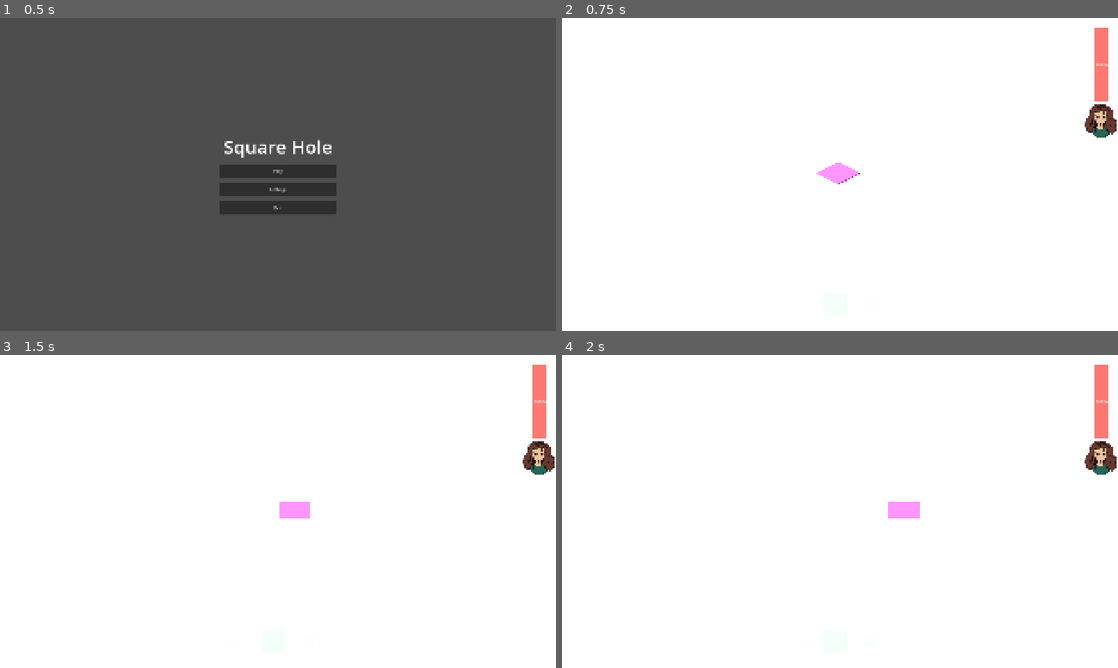
Above: before the commit, frames 1-4 (two rows, left to right).
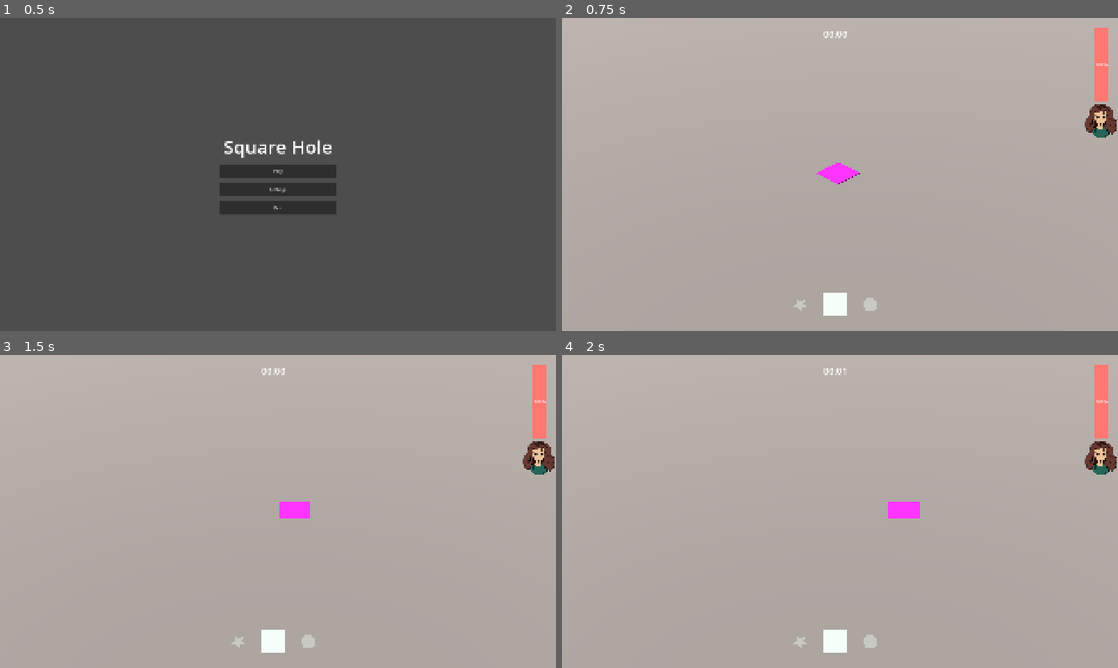
Above: after the commit, the same moments.

Repository: Kazuren/SquareHole
Game: Godot game, scene res://MainMenu.tscn
Same seed, same stepped clock (60 frames per second), same inputs: the game is played once before the commit and once after it.
Inputs:
- Up to frame 1 (0.5 s): no input
- Up to frame 2 (0.75 s): click "Play" at 0.5 s
- Up to frame 3 (1.5 s): tap Enter at 1.25 s; hold D (move_right) from 1.28 s (still down); tap R (rotate) at 1.35 s
- Up to frame 4 (2 s): keep holding D (move_right)

Frame 1 is identical in both runs. In frame 2, 99% of the frame differs, in the area x 0-100%, y 0-100%; in frame 3, 99%; in frame 4, 99%.

Commit message:
web export compatibility stuff

Diff:
--- a/Main.tscn
+++ b/Main.tscn
@@ -40,8 +40,6 @@
 
 [sub_resource type="StandardMaterial3D" id="StandardMaterial3D_uu6xs"]
 albedo_color = Color(0.62967473, 0.62967473, 0.6296747, 1)
-albedo_texture_force_srgb = true
-uv1_triplanar = true
 
 [sub_resource type="StandardMaterial3D" id="StandardMaterial3D_r0du0"]
 albedo_color = Color(0.9966598, 0.34354967, 1, 1)
@@ -49,7 +47,8 @@
 [sub_resource type="Environment" id="Environment_r0du0"]
 ambient_light_source = 2
 ambient_light_color = Color(0.74509805, 0.7490196, 0.77254903, 1)
-ambient_light_energy = 0.4
+ambient_light_energy = 0.15
+tonemap_mode = 3
 
 [sub_resource type="CylinderMesh" id="CylinderMesh_fos0i"]
 top_radius = 8.0
@@ -150,16 +149,19 @@
 [node name="DirectionalLight3D" type="DirectionalLight3D" parent="FillLightPivot" unique_id=1585231140]
 transform = Transform3D(1, 0, 0, 0, -4.371139e-08, 1, 0, -1, -4.371139e-08, 0, 30, 0)
 light_color = Color(1, 0.89411765, 0.88235295, 1)
+light_energy = 0.1
+light_indirect_energy = 0.1
+light_volumetric_fog_energy = 0.1
+
+[node name="SunPivot" type="Node3D" parent="." unique_id=771010700]
+transform = Transform3D(0.89249134, 0, -0.45106447, 0, 1, 0, 0.45106447, 0, 0.89249134, 0, 0, 0)
+
+[node name="DirectionalLight3D" type="DirectionalLight3D" parent="SunPivot" unique_id=763976686]
+transform = Transform3D(1, 0, 0, 0, -4.371139e-08, 1, 0, -1, -4.371139e-08, 0, 500, 0)
+light_color = Color(1, 0.98039216, 0.9411765, 1)
 light_energy = 0.3
 light_indirect_energy = 0.3
 light_volumetric_fog_energy = 0.3
-
-[node name="SunPivot" type="Node3D" parent="." unique_id=771010700]
-transform = Transform3D(0.89249134, 0, -0.45106447, 0, 1, 0, 0.45106447, 0, 0.89249134, 0, 0, 0)
-
-[node name="DirectionalLight3D" type="DirectionalLight3D" parent="SunPivot" unique_id=763976686]
-transform = Transform3D(1, 0, 0, 0, -4.371139e-08, 1, 0, -1, -4.371139e-08, 0, 500, 0)
-light_color = Color(1, 0.98039216, 0.9411765, 1)
 shadow_enabled = true
 
 [node name="WorldEnvironment" type="WorldEnvironment" parent="." unique_id=610855352]
--- a/main.gd
+++ b/main.gd
@@ -224,6 +224,56 @@
 	render_sanity()
 	heartbeat_timer.start()
 	_camera_base_position = _camera.position
+	_prewarm_shaders()
+
+
+func _prewarm_shaders() -> void:
+	# First-time shader compilation pauses the frame when a material's shader variant
+	# is encountered. Pre-render tiny dummy instances of every on-hit material so the
+	# first real hit doesn't hitch.
+	var dummy_pos := Vector3(0.0, 2.0, 0.0)
+	var tiny_poly := PackedVector2Array([
+		Vector2(-0.01, -0.01), Vector2(0.01, -0.01),
+		Vector2(0.01, 0.01), Vector2(-0.01, 0.01),
+	])
+
+	var hl: Label3D = hit_label_scene.instantiate()
+	add_child(hl)
+	hl.global_position = dummy_pos
+	hl.text = "."
+	hl.scale = Vector3.ONE * 0.001
+
+	var inter_csg := CSGPolygon3D.new()
+	inter_csg.polygon = tiny_poly
+	inter_csg.depth = 0.01
+	inter_csg.material = intersection_material.duplicate()
+	add_child(inter_csg)
+	inter_csg.global_position = dummy_pos
+
+	var xor_combiner := CSGCombiner3D.new()
+	add_child(xor_combiner)
+	xor_combiner.global_position = dummy_pos
+	var xor_csg := CSGPolygon3D.new()
+	xor_csg.polygon = tiny_poly
+	xor_csg.depth = 0.01
+	xor_csg.material = xor_material.duplicate()
+	xor_combiner.add_child(xor_csg)
+
+	var preview_csg := CSGPolygon3D.new()
+	preview_csg.polygon = tiny_poly
+	preview_csg.depth = 0.01
+	preview_csg.material = preview_material.duplicate()
+	add_child(preview_csg)
+	preview_csg.global_position = dummy_pos
+
+	# Let them render for two frames, then throw them away.
+	await get_tree().process_frame
+	await get_tree().process_frame
+
+	hl.queue_free()
+	inter_csg.queue_free()
+	xor_combiner.queue_free()
+	preview_csg.queue_free()
 
 
 func update_timer() -> void:
--- a/project.godot
+++ b/project.godot
@@ -87,6 +87,8 @@
 [rendering]
 
 rendering_device/driver.windows="d3d12"
+renderer/rendering_method="gl_compatibility"
+renderer/rendering_method.mobile="gl_compatibility"
 anti_aliasing/quality/msaa_2d=3
 anti_aliasing/quality/msaa_3d=3
 anti_aliasing/quality/screen_space_aa=2
Not shown, changed: export_presets.cfg
Not shown, changed: .gitignore
